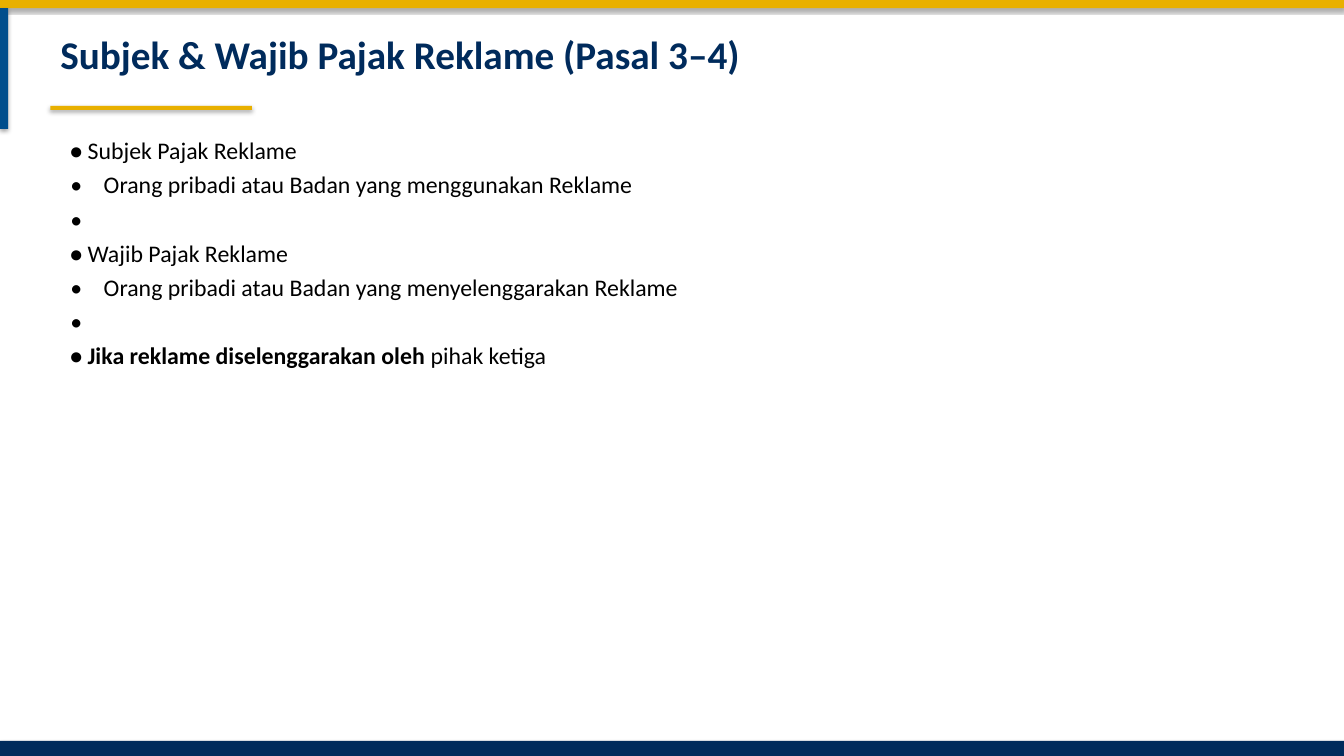
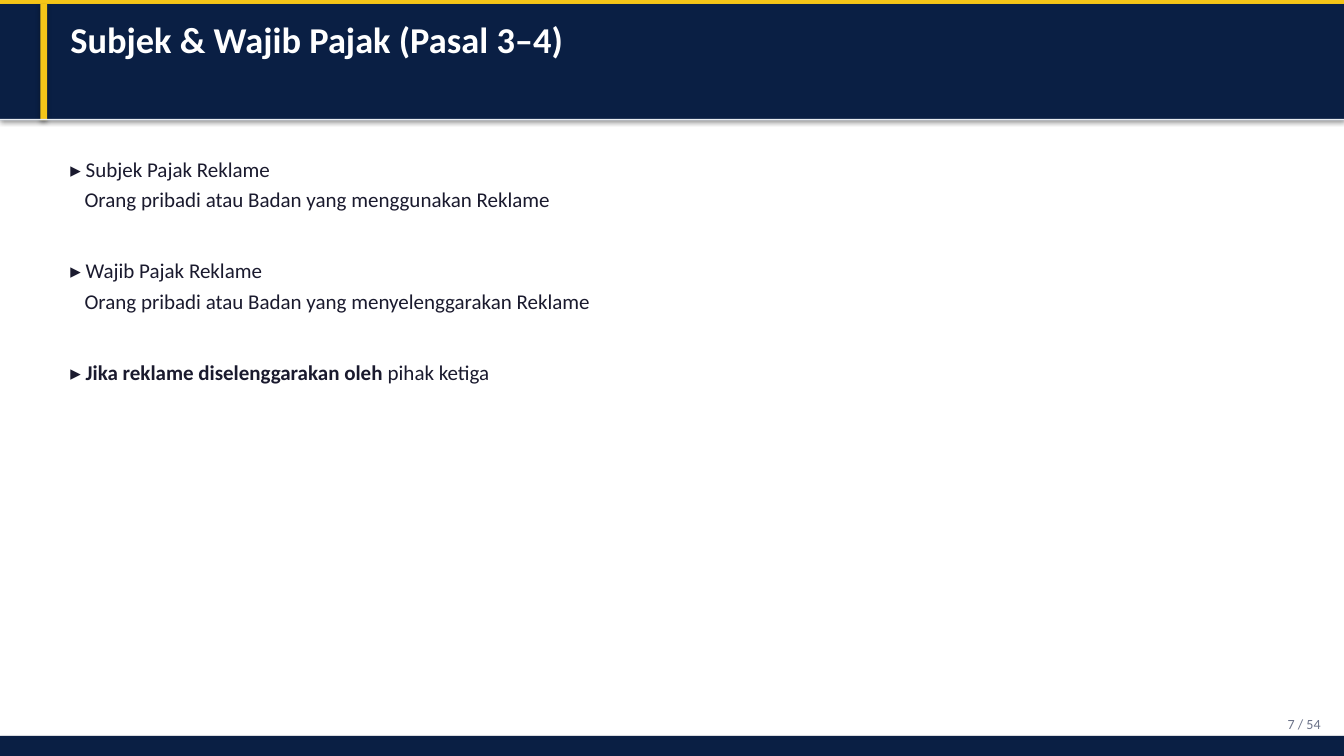
Before and after one commit to rahadiana/coba_ppt, a slide deck: slide 7 of Perwal_Bekasi_51_2024_Pajak_Reklame.pptx (slide 8 before the commit). Drawn at 1344x756 pixels with LibreOffice and Linux fonts; fonts in the diff are those of the drawing. Boxes give left, top, right and bottom in pixels: in the first picture for what was removed or moved away, otherwise in the second. Text is boxed around its words. In the diff, an @@ line names an element or a change of style, - is before the commit and + after.

Commit message:
feat: premium redesign PPT with cards, tables, and modern layout

```diff
--- a/Perwal_Bekasi_51_2024_Pajak_Reklame.pptx
+++ b/Perwal_Bekasi_51_2024_Pajak_Reklame.pptx
@@ rectangle resized from (x1=0, y1=0, x2=1344, y2=8) to (x1=0, y1=0, x2=1344, y2=4) @@
@@ rectangle at (x1=0, y1=0, x2=1344, y2=4): fill #E8B000 to #F5C518 @@
@@ rectangle added at (x1=0, y1=4, x2=1344, y2=120), fill #0A1F44 @@
@@ rectangle resized from (x1=0, y1=8, x2=8, y2=129) to (x1=40, y1=4, x2=47, y2=120) @@
@@ rectangle at (x1=40, y1=4, x2=47, y2=120): fill #004E8C to #F5C518 @@
@@ text at (x1=70, y1=26, x2=563, y2=59): text changed; size 28 to 26 pt; text colour #002B5C to #FFFFFF @@
-Subjek & Wajib Pajak Reklame (Pasal 3–4)
+Subjek & Wajib Pajak (Pasal 3–4)
@@ rectangle added at (x1=0, y1=119, x2=1344, y2=120), fill #E8ECF1 @@
@@ rectangle removed at (x1=50, y1=106, x2=252, y2=110) @@
@@ text at (x1=85, y1=162, x2=590, y2=384): text changed; size 17 to 15 pt; text colour #000000 to #1A1A2E @@
-• Subjek Pajak Reklame
-• Orang pribadi atau Badan yang menggunakan Reklame
-•
-• Wajib Pajak Reklame
-• Orang pribadi atau Badan yang menyelenggarakan Reklame
-•
-• Jika reklame diselenggarakan oleh pihak ketiga
+▸ Subjek Pajak Reklame
+Orang pribadi atau Badan yang menggunakan Reklame
+▸ Wajib Pajak Reklame
+Orang pribadi atau Badan yang menyelenggarakan Reklame
+▸ Jika reklame diselenggarakan oleh pihak ketiga
@@ rectangle resized from (x1=0, y1=741, x2=1344, y2=756) to (x1=0, y1=736, x2=1344, y2=756) @@
@@ rectangle at (x1=0, y1=736, x2=1344, y2=756): fill #002B5C to #0A1F44 @@
@@ text added at (x1=1288, y1=720, x2=1320, y2=729), 10 pt, text #6B7288 @@
+7 / 54
```
Also in this commit, not shown: 41 other slides changed, 10 slides added, 12 slides removed, 1 other file.
